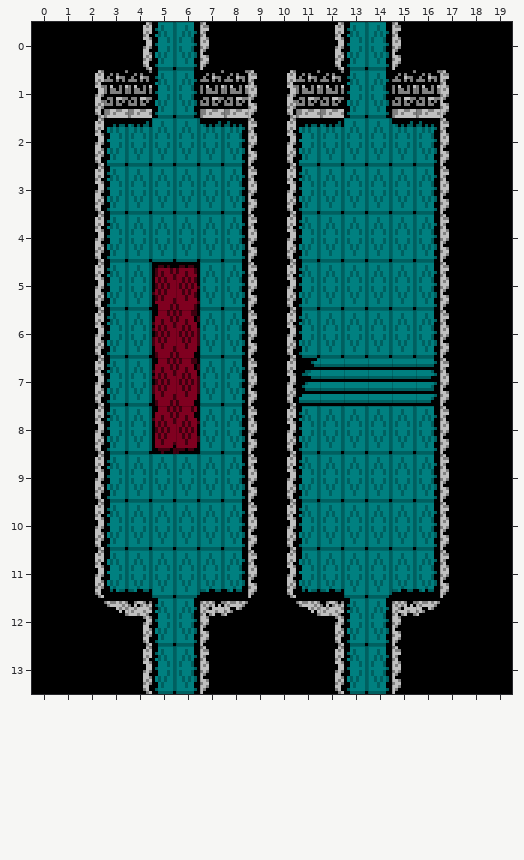
A Tiled map gets an edit: tiled/castle_room_5.tmx. The first picture shows the starting point.
Cells are 8x16 px. Shown: x 0..19, y 0..13.
After:
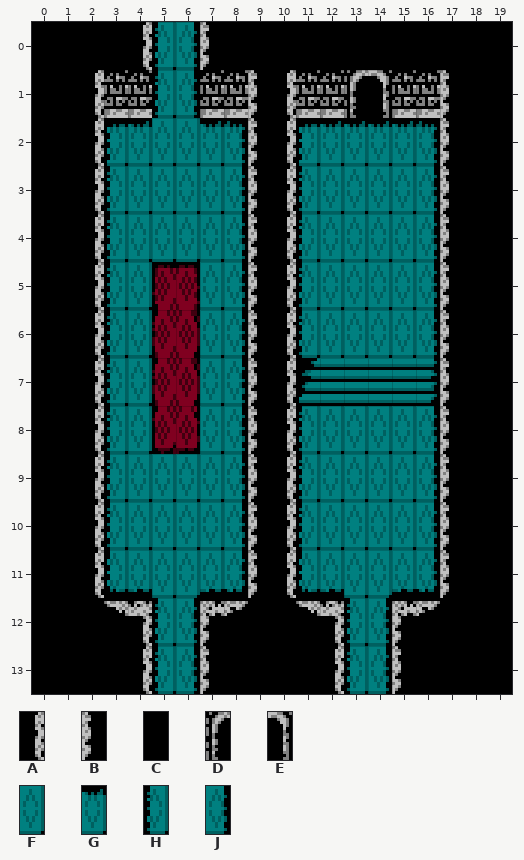
Key: from "castle_stone": A 3, B 4, C 8, D 11, E 12; from "castle_tile": F 0, G 2, H 4, J 5.
_ is an empty cell.
Diff:
Layer "Tile Layer 1":
Tile A gives way to tile C in row 0 at x 12.
Tile B gives way to tile C in row 0 at x 15.
Tile H gives way to tile C in row 0 at x 13.
Tile J gives way to tile C in row 0 at x 14.
Tile H gives way to tile D in row 1 at x 13.
Tile J gives way to tile E in row 1 at x 14.
Tile F gives way to tile G in row 2 at x 13 to 14.
